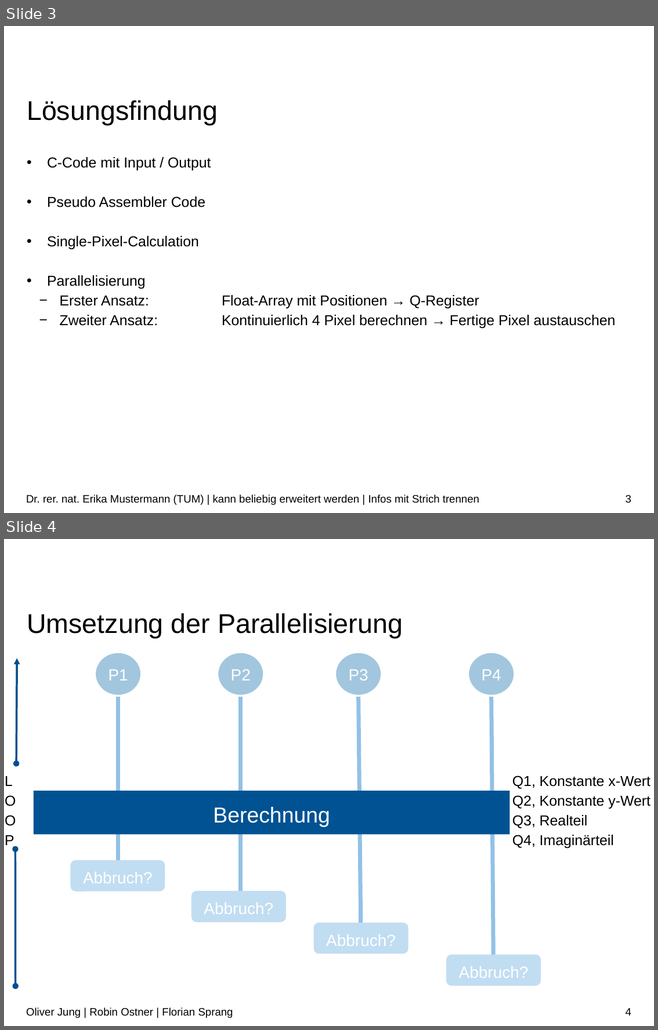
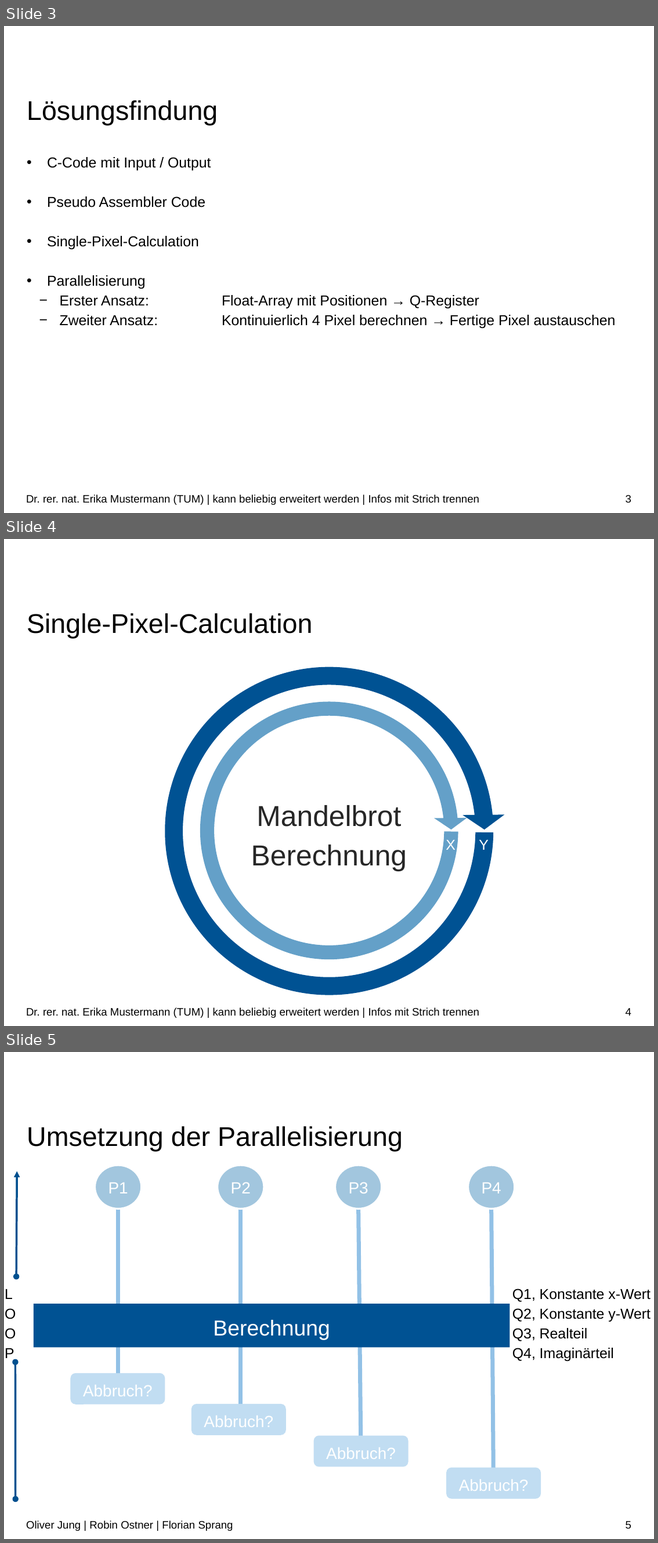
Before and after one commit to RobinOstner/IMGe, a slide deck: DONT TOUCH THIS !!!!!!!!!!!/Abgabe/Präsentation.pptx. Shown one above the other, each under a label of ours: slides 3 and 4 before the commit, slides 3, 4 and 5 after it. The pictures are 658x1030 and 658x1543 pixels, drawn with LibreOffice and Linux fonts; fonts in the diff are those of the drawing; background and template pictures are left out. Boxes give left, top, right and bottom in pixels: in the first picture for what was removed or moved away, otherwise in the second. Text is boxed around its words. In the diff, an @@ line names an element or a change of style, - is before the commit and + after.

Commit message:
SinglePixel Folie

```diff
--- a/DONT TOUCH THIS !!!!!!!!!!!/Abgabe/Präsentation.pptx
+++ b/DONT TOUCH THIS !!!!!!!!!!!/Abgabe/Präsentation.pptx
@@ slide 4 added at [4, 539, 654, 1026], background #FFFFFF @@
@@ title added at [27, 613, 312, 638], 30 pt, text #000000 @@
+Single-Pixel-Calculation
@@ circular arrow added at [152, 655, 505, 1008], fill #005293 @@
@@ circular arrow added at [190, 692, 467, 969], fill #64A0C8 @@
@@ text added at [251, 805, 407, 871], 32 pt, text #262626 @@
+Mandelbrot
+Berechnung
@@ text added at [445, 840, 455, 850], 16 pt, text #FFFFFF @@
+X
@@ text added at [478, 840, 488, 850], 16 pt, text #FFFFFF @@
+Y
@@ text added at [26, 1008, 479, 1018], 12 pt, text #000000 @@
+Dr. rer. nat. Erika Mustermann (TUM) | kann beliebig erweitert werden | Infos mit Strich trennen
@@ page number added at [625, 1008, 631, 1016], 12 pt, text #000000 @@
+4
@@ what was slide 4 is now slide 5 @@
@@ page number at [625, 1521, 631, 1529]: text changed @@
-4
+5
```
Also in this commit, not shown: 1 slide changed.
